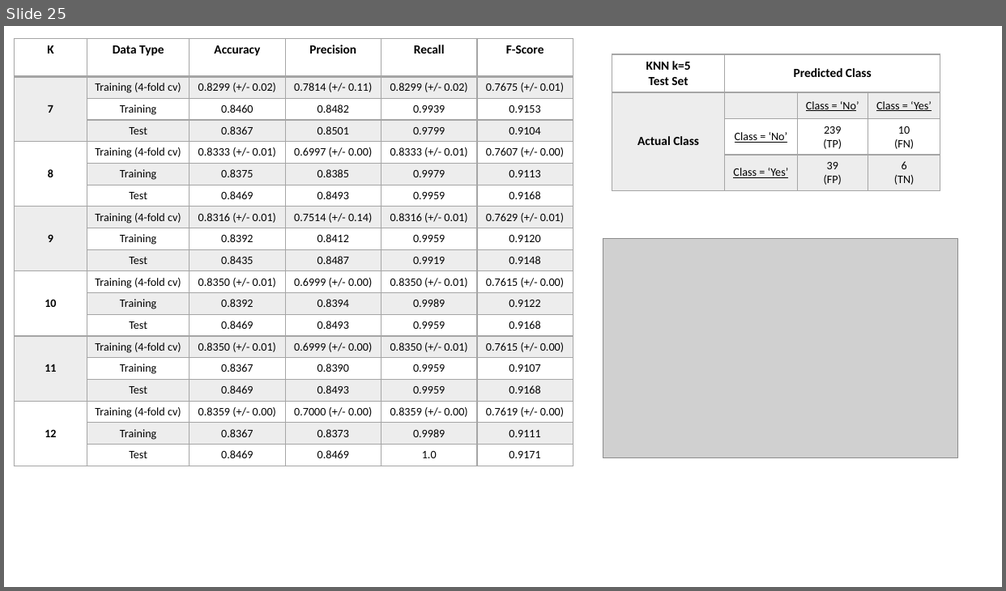
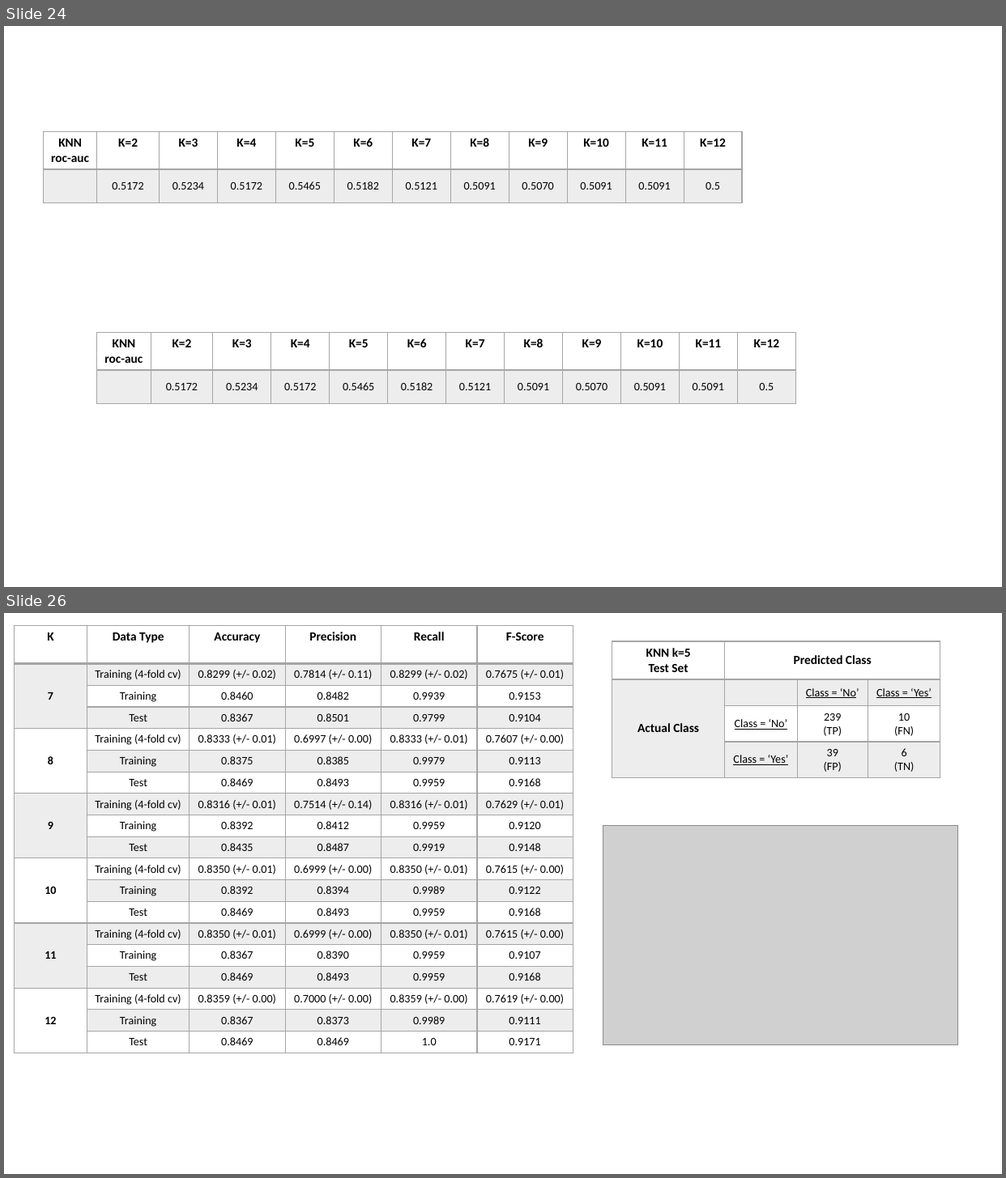
Before and after one commit to samucucchi/DataMining-1, a slide deck: Report/imgs/Presentazione standard1.pptx. Shown one above the other, each under a label of ours: slide 25 before the commit, slides 24 and 26 after it; the slides between them are not shown. The pictures are 1006x591 and 1006x1178 pixels, drawn with LibreOffice and Linux fonts; fonts in the diff are those of the drawing; grey boxes stand for pictures. Boxes give left, top, right and bottom in pixels: in the first picture for what was removed or moved away, otherwise in the second. Text is boxed around its words. In the diff, an @@ line names an element or a change of style, - is before the commit and + after.

```diff
--- a/Report/imgs/Presentazione standard1.pptx
+++ b/Report/imgs/Presentazione standard1.pptx
@@ slide 24 added at [4, 26, 1002, 587], background #FFFFFF @@
@@ table added at [43, 131, 743, 203], 2 rows, 12 columns @@
+KNN / roc-auc | K=2 | K=3 | K=4 | K=5 | K=6 | K=7 | K=8 | K=9 | K=10 | K=11 | K=12
+ | 0.5172 | 0.5234 | 0.5172 | 0.5465 | 0.5182 | 0.5121 | 0.5091 | 0.5070 | 0.5091 | 0.5091 | 0.5
@@ table added at [97, 333, 797, 404], 2 rows, 12 columns @@
+KNN / roc-auc | K=2 | K=3 | K=4 | K=5 | K=6 | K=7 | K=8 | K=9 | K=10 | K=11 | K=12
+ | 0.5172 | 0.5234 | 0.5172 | 0.5465 | 0.5182 | 0.5121 | 0.5091 | 0.5070 | 0.5091 | 0.5091 | 0.5
@@ what was slide 25 is now slide 26 @@
```
Also in this commit, not shown: 2 slides changed, 2 other slides added, 2 slides removed, 3 other files.
